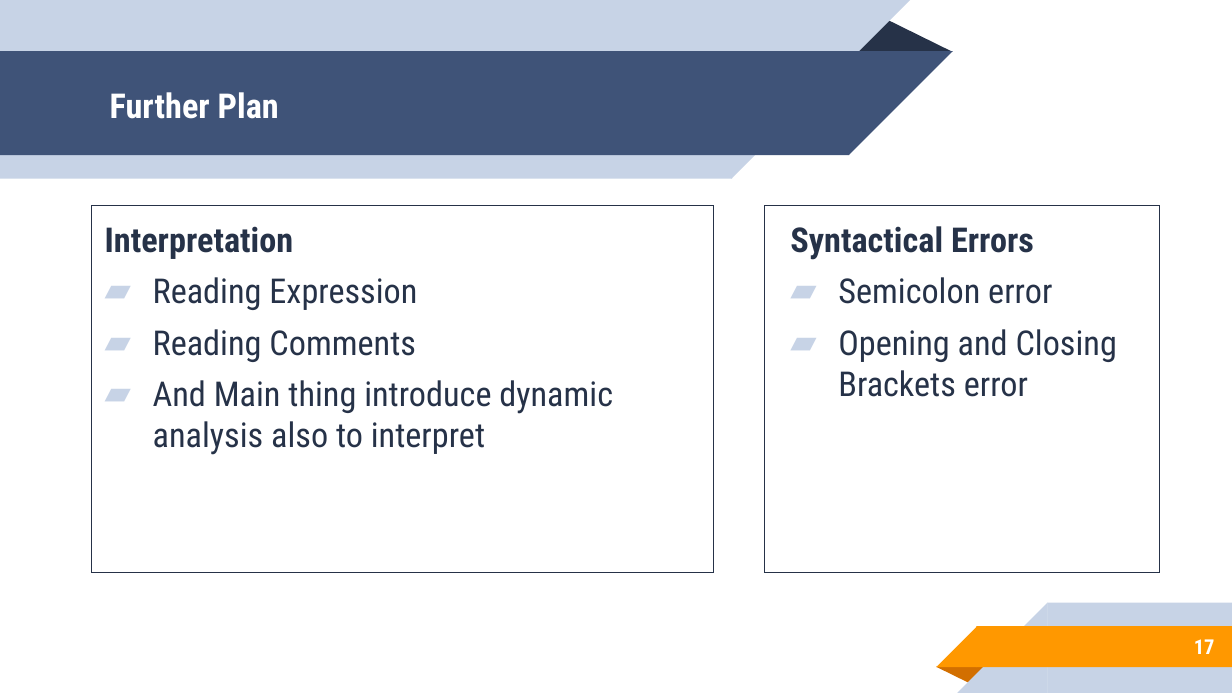
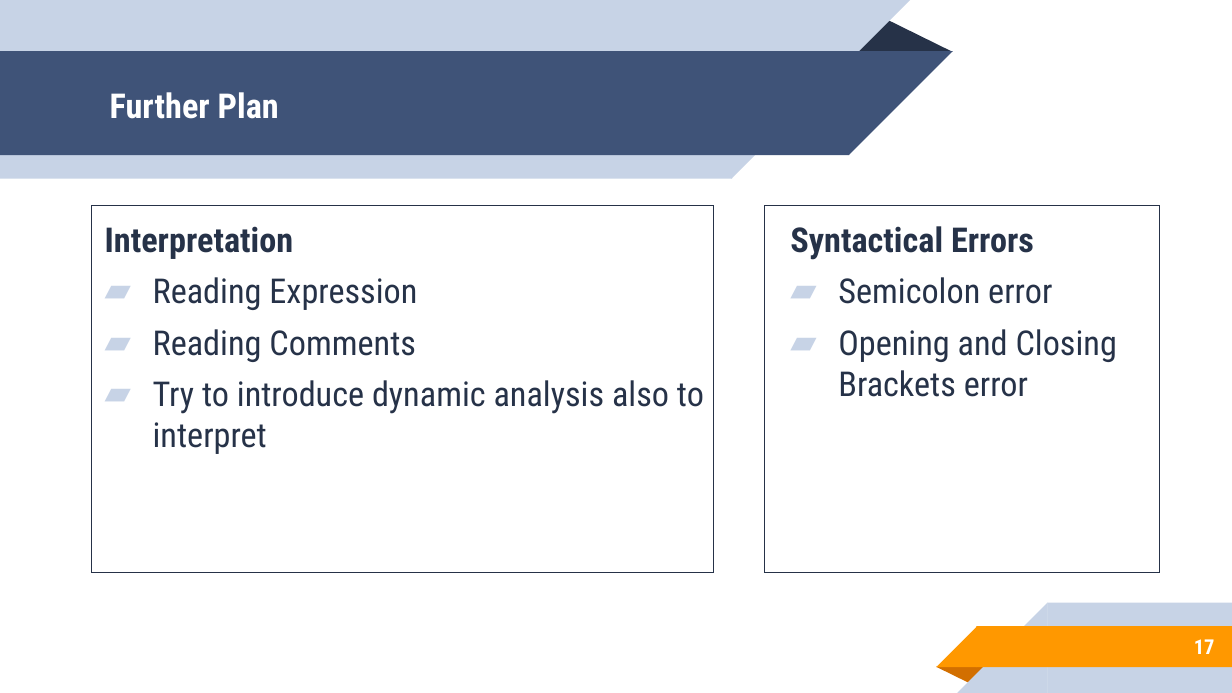
Before and after one commit to samdani91/SPL-1, a slide deck: slide 17 of SPL-1_Mid Presentation.pptx. Drawn at 1232x693 pixels with LibreOffice and Linux fonts; fonts in the diff are those of the drawing. Boxes give left, top, right and bottom in pixels: in the first picture for what was removed or moved away, otherwise in the second. Text is boxed around its words. In the diff, an @@ line names an element or a change of style, - is before the commit and + after.

```diff
--- a/SPL-1_Mid Presentation.pptx
+++ b/SPL-1_Mid Presentation.pptx
@@ text at (153,380,704,454): text changed @@
-▰ And Main thing introduce dynamic analysis also to interpret
+▰ Try to introduce dynamic analysis also to interpret
```
Also in this commit, not shown: 1 other slide changed, 1 slide added, 1 slide removed.
